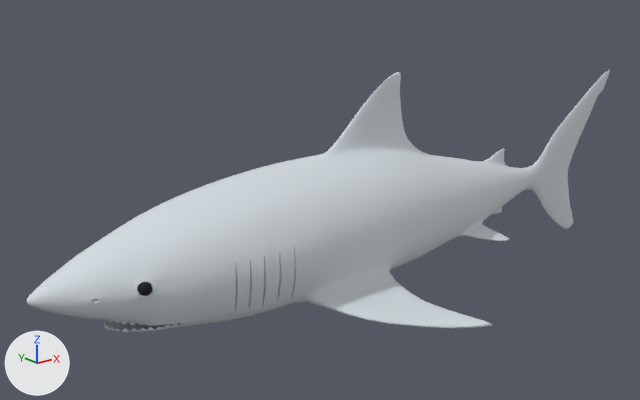
An edit to the OBJ model Project1Vac/Project1Vac/Models/Tiburon/SHARK.obj, drawn before and after from the same camera.
The view is the same before and after, from a 50 mm lens placed at (-3.284, -3.526, 1.598), pointed at (-0.293, 0.213, 0.102). Lighting does not change. The marker at lower left points along +X, +Y and +Z. Where no turn or scale is listed for an object, it has been applied to the vertices.

The first picture shows 'Cylinder2_cut5'.
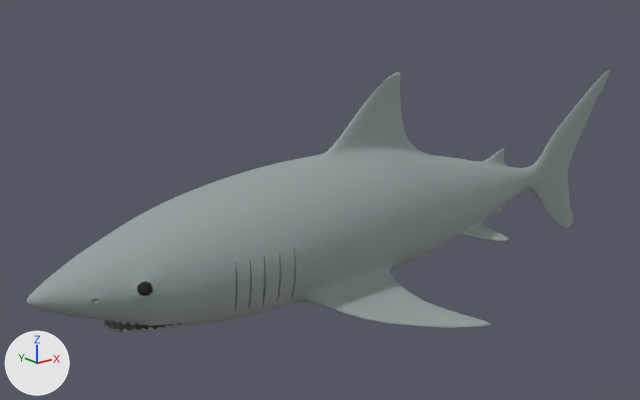
Boxes [x1, y1, x2, y2] around the edits, measured in the pictures (640 x 400 px):
part 1 of me_cylinder2_cut5, built on
    both: [137, 280, 154, 297]
part 2 of me_cylinder2_cut5, recoloured (white to grey)
    both: [27, 70, 610, 332]

The edits, one by one:
Picture 'Ojo.png' (img_ojo_png) is new.
Picture 'Cuerpo.png' (img_cuerpo_png) is new.
Material 'lambert3SG' (mat_lambert3sg) is new.
Its texture is img_ojo_png.
Its roughness is 1.0.
Material 'lambert2SG' (mat_lambert2sg) is new.
Its texture is img_cuerpo_png.
Its roughness is 1.0.
me_cylinder2_cut5 is used by ob_cylinder2_cut5; location (0.0, 0.0, 0.0).
me_cylinder2_cut5 had 5638 vertices, 5636 faces and spanned x -2.07..2.1, y -0.87..0.87, z -0.46..0.82.
me_cylinder2_cut5 now has 6602 vertices, 6596 faces and spans x -2.07..2.1, y -0.87..0.87, z -0.46..0.82.
me_cylinder2_cut5 part 1: 42 vertices moved within x -1.66..-1.6, y -0.26..0.25, z 0.04..0.1; 964 vertices added at x -1.66..-1.6, y -0.26..0.26, z 0.03..0.1.
me_cylinder2_cut5 part 2: 5470 faces spanning x -2.07..2.1, y -0.87..0.87, z -0.46..0.82 switch from mat_new_material (light grey #d5dce1) to mat_lambert2sg (picture img_cuerpo_png).
me_cylinder2_cut5 now uses material mat_lambert3sg (picture img_ojo_png).
